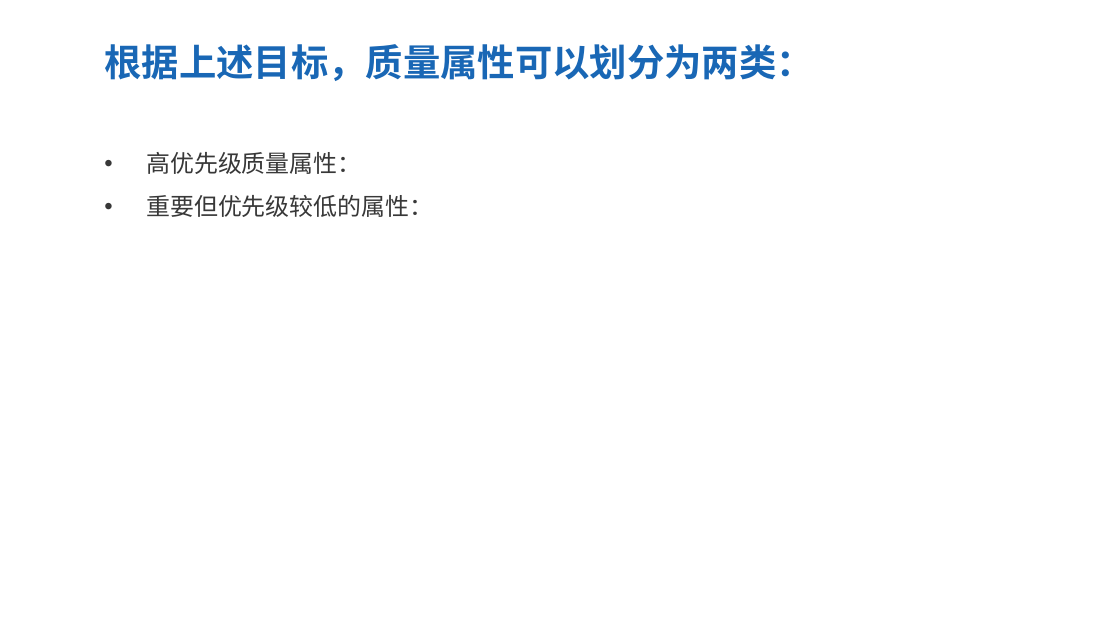
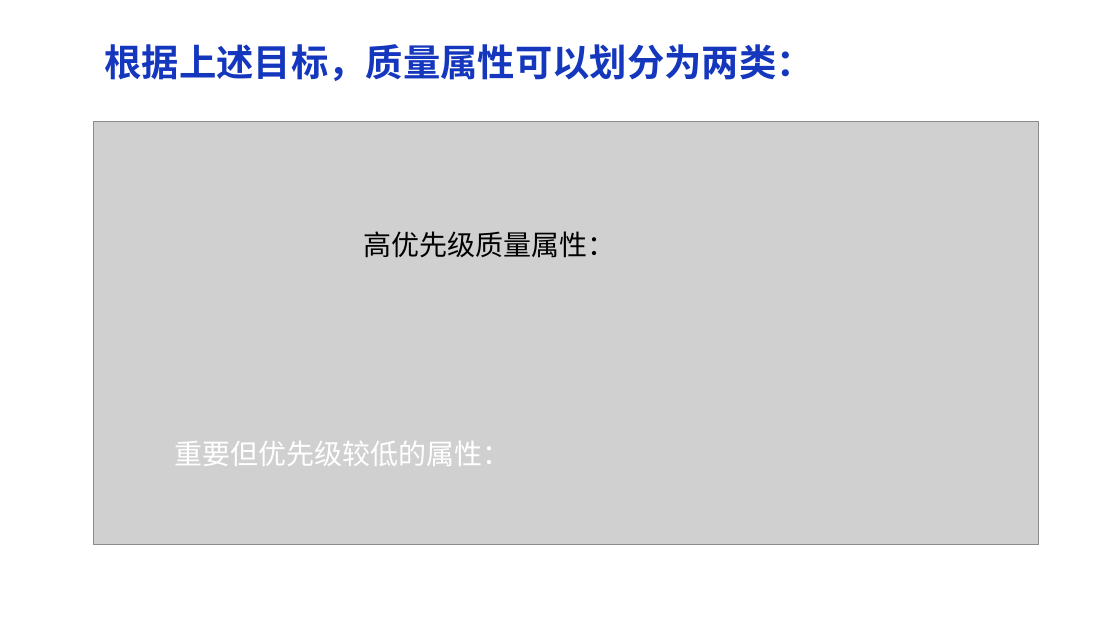
Before and after one commit to dekrt/SoftwareArchitecture, a slide deck: slide 9 of 架构评审-ArchitectureReview/架构评审-ArchitectureReview.pptx (slide 10 before the commit). Drawn at 1120x630 pixels with LibreOffice and Linux fonts; fonts in the diff are those of the drawing; grey boxes stand for pictures. Boxes give left, top, right and bottom in pixels: in the first picture for what was removed or moved away, otherwise in the second. Text is boxed around its words. In the diff, an @@ line names an element or a change of style, - is before the commit and + after.

```diff
--- a/架构评审-ArchitectureReview/架构评审-ArchitectureReview.pptx
+++ b/架构评审-ArchitectureReview/架构评审-ArchitectureReview.pptx
@@ text "根据上述目标，质量属性可以划分为两类：" at (104,44,813,81): text colour #1967B5 to #1537BE @@
@@ picture added at (93,122,1038,545) @@
@@ text at (146,152,361,174): paragraph removed @@
-• 高优先级质量属性：
@@ text added at (363,231,615,258), 18 pt, text #000000 @@
+高优先级质量属性：
@@ text "重要但优先级较低的属性：": place and size @@
-text "重要但优先级较低的属性：" at (146,152,433,217)
+text "重要但优先级较低的属性：" at (174,441,510,466)
@@ text "重要但优先级较低的属性：" at (174,441,510,466): size 15.4 to 18 pt, text colour #383838 to #FFFFFF; bullet • to none @@
```
Also in this commit, not shown: 25 other slides changed, 8 slides added, 1 slide removed, 1 other file.
